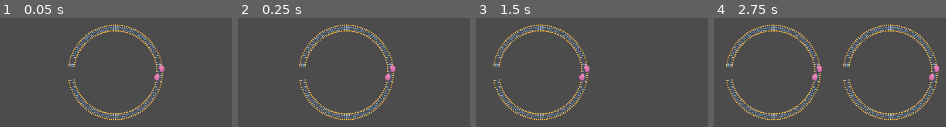
Above: before the commit, frames 1-4 (left to right).
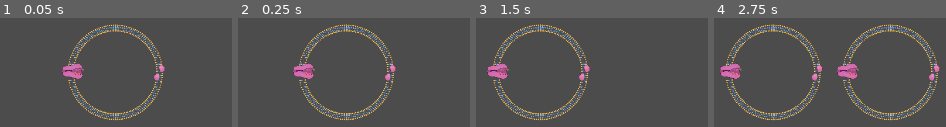
Above: after the commit, the same moments.

Repository: brunoclaudino/Cellgine
Game: Godot game, scene res://scenes/Tela.tscn
Same seed, same stepped clock (60 frames per second), same inputs: the game is played once before the commit and once after it. The project has no main scene, so this scene is started directly. The engine's default icon, where the game draws it, is replaced by a stand-in: a white triangle on a blue panel in a dark square.
Inputs:
- Up to frame 1 (0.05 s): no input
- Up to frame 2 (0.25 s): no input
- Up to frame 3 (1.5 s): no input
- Up to frame 4 (2.75 s): tap Enter at 2 s

The runs differ from the first frame. In frame 1, 1.0% of the frame differs, in the area x 26-37%, y 41-56%; in frame 2, 1.0%; in frame 3, 1.0%; in frame 4, 2.0%, in the area x 2-63%, y 41-56%.

Commit message:
Alguns sprites e colocações

Diff:
--- a/scenes/Cloroplastos.tscn
+++ b/scenes/Cloroplastos.tscn
@@ -1,8 +1,11 @@
-[gd_scene load_steps=2 format=2]
+[gd_scene load_steps=3 format=2]
 
 [ext_resource path="res://scripts/Cloroplastos.gd" type="Script" id=1]
+[ext_resource path="res://assets/img/cloroplasto.png" type="Texture" id=2]
 
 [node name="Cloroplastos" type="Node2D"]
 script = ExtResource( 1 )
 
 [node name="Sprite" type="Sprite" parent="."]
+scale = Vector2( 0.05, 0.05 )
+texture = ExtResource( 2 )
--- a/scenes/Mitocondria.tscn
+++ b/scenes/Mitocondria.tscn
@@ -1,8 +1,11 @@
-[gd_scene load_steps=2 format=2]
+[gd_scene load_steps=3 format=2]
 
 [ext_resource path="res://scripts/Mitocondria.gd" type="Script" id=1]
+[ext_resource path="res://assets/img/mitocondria.png" type="Texture" id=2]
 
 [node name="Mitocondria" type="Node2D"]
 script = ExtResource( 1 )
 
 [node name="Sprite" type="Sprite" parent="."]
+scale = Vector2( 0.03, 0.03 )
+texture = ExtResource( 2 )
--- a/scenes/Organelas.tscn
+++ /dev/null
@@ -1,15 +0,0 @@
-[gd_scene load_steps=3 format=2]
-
-[ext_resource path="res://scripts/Organelas.gd" type="Script" id=1]
-
-[sub_resource type="RectangleShape2D" id=1]
-
-[node name="Organelas" type="Node2D"]
-script = ExtResource( 1 )
-
-[node name="Sprite" type="Sprite" parent="."]
-
-[node name="RigidBody2D" type="RigidBody2D" parent="."]
-
-[node name="CollisionShape2D" type="CollisionShape2D" parent="RigidBody2D"]
-shape = SubResource( 1 )
--- /dev/null
+++ b/scenes/proteina.tscn
@@ -0,0 +1,53 @@
+[gd_scene load_steps=20 format=2]
+
+[ext_resource path="res://scripts/proteina.gd" type="Script" id=1]
+[ext_resource path="res://assets/img/protein/bomba07.png" type="Texture" id=2]
+[ext_resource path="res://assets/img/protein/bomba15.png" type="Texture" id=3]
+[ext_resource path="res://assets/img/protein/bomba08.png" type="Texture" id=4]
+[ext_resource path="res://assets/img/protein/bomba03.png" type="Texture" id=5]
+[ext_resource path="res://assets/img/protein/bomba04.png" type="Texture" id=6]
+[ext_resource path="res://assets/img/protein/bomba05.png" type="Texture" id=7]
+[ext_resource path="res://assets/img/protein/bomba01.png" type="Texture" id=8]
+[ext_resource path="res://assets/img/protein/bomba06.png" type="Texture" id=9]
+[ext_resource path="res://assets/img/protein/bomba13.png" type="Texture" id=10]
+[ext_resource path="res://assets/img/protein/bomba02.png" type="Texture" id=11]
+[ext_resource path="res://assets/img/protein/bomba10.png" type="Texture" id=12]
+[ext_resource path="res://assets/img/protein/bomba14.png" type="Texture" id=13]
+[ext_resource path="res://assets/img/protein/bomba11.png" type="Texture" id=14]
+[ext_resource path="res://assets/img/protein/bomba00.png" type="Texture" id=15]
+[ext_resource path="res://assets/img/protein/bomba12.png" type="Texture" id=16]
+[ext_resource path="res://assets/img/protein/bomba09.png" type="Texture" id=17]
+
+[sub_resource type="SpriteFrames" id=2]
+animations = [ {
+"frames": [ ExtResource( 15 ) ],
+"loop": false,
+"name": "default",
+"speed": 5.0
+}, {
+"frames": [  ],
+"loop": true,
+"name": "invisivel",
+"speed": 5.0
+}, {
+"frames": [ ExtResource( 15 ), ExtResource( 8 ), ExtResource( 11 ), ExtResource( 5 ), ExtResource( 6 ), ExtResource( 7 ), ExtResource( 9 ), ExtResource( 2 ), ExtResource( 4 ), ExtResource( 17 ), ExtResource( 12 ), ExtResource( 14 ), ExtResource( 16 ), ExtResource( 10 ), ExtResource( 13 ), ExtResource( 3 ) ],
+"loop": true,
+"name": "bombaNaCl",
+"speed": 10.0
+} ]
+
+[sub_resource type="RectangleShape2D" id=1]
+
+[node name="Proteina" type="Node2D"]
+script = ExtResource( 1 )
+
+[node name="Textura" type="AnimatedSprite" parent="."]
+rotation = -1.5708
+scale = Vector2( 0.5, 0.5 )
+frames = SubResource( 2 )
+playing = true
+
+[node name="RigidBody2D" type="RigidBody2D" parent="."]
+
+[node name="CollisionShape2D" type="CollisionShape2D" parent="RigidBody2D"]
+shape = SubResource( 1 )
--- a/scripts/Celula.gd
+++ b/scripts/Celula.gd
@@ -1,6 +1,6 @@
 extends Node
 
-var organela = preload("res://scenes/Organelas.tscn")
+var protein = preload("res://scenes/proteina.tscn")
 var lista = preload("res://scripts/ActionList.gd")
 
 #lita de caminhos para fazer load nas estruturas sem ter que deixar tudo em preload
@@ -12,12 +12,14 @@
 # Nucleo, golgi, cloroplastos, Lisossomos, Mitocondria, Peroxissomos, REL, RER, Ribossomos, Vacuolo
 # Filamentos, Microfilamentos, Microtubulos
 var estruturas = [0, 0, 0, 0, 0, 0, 0, 0, 0, 0, 0, 0, 0]                        # Guarda quais e quantas estruturas tem
-var raio = 300
+var p = protein.instance()
 var y = 0.0
 var x = 0.0
 
 
 func _ready():
+	$Membrana.add_child(p)
+	p.position = $Position2D.position + Vector2(-750,0)
 	var temp = lista.new()                                                      # Testando add coisas na lista
 	temp.add_lista(1,3,55)
 	temp.add_lista(1, 2, 15)
@@ -26,6 +28,7 @@
 
 func voltar_textura():                                                          # Volta a textura para a default
 	$Membrana.play("default", false)
+	p.visivel()
 
 func mudar_pos(inicial, altX, altY):                                            # Método para mudar posição mais facilmente por de fora da célula
 	var temp = inicial
@@ -34,6 +37,7 @@
 
 func membr_invisivel():                                                         # Muda para uma animação sem textura
 	$Membrana.play("invisivel", false)
+	p.invisivel()
 
 func add_estruturas():                                                          # Func para colocar as organelas
 	var i = 0
@@ -45,25 +49,55 @@
 func carregar_estrutura(index):                                                 # Switch para chamada de criação de organelas
 	match index:
 		0:
-			pass
+			var nucleo = load('res://scenes/Nucleo.tscn')
+			var temp = nucleo.instance()
+			add_child(temp)
+			temp.position = $Position2D.position
 		1:
-			pass
+			var golgi = load('res://scenes/Golgi.tscn')
+			var temp = golgi.instance()
+			add_child(temp)
+			temp.position = $Position2D.position + Vector2(0, 250)
 		2:
-			pass
+			var clorop = load('res://scenes/Cloroplastos.tscn')
+			var temp = clorop.instance()
+			add_child(temp)
+			temp.position = $Position2D.position + Vector2(0, 250)
 		3:
-			pass
+			var liso = load('res://scenes/Lisossomos.tscn')
+			var temp = liso.instance()
+			add_child(temp)
+			temp.position = $Position2D.position + Vector2(200, 200)
 		4:
-			pass
+			var mito = load('res://scenes/Mitocondria.tscn')
+			var temp = mito.instance()
+			add_child(temp)
+			temp.position = $Position2D.position + Vector2(-100, -300)
 		5:
-			pass
+			var peri = load('res://scenes/Peroxissomos.tscn')
+			var temp = peri.instance()
+			add_child(temp)
+			temp.position = $Position2D.position + Vector2(-300, -300)
 		6:
-			pass
+			var rel = load('res://scenes/REL.tscn')
+			var temp = rel.instance()
+			add_child(temp)
+			temp.position = $Position2D.position + Vector2(100, 300)
 		7:
-			pass
+			var rer = load('res://scenes/RER.tscn')
+			var temp = rer.instance()
+			add_child(temp)
+			temp.position = $Position2D.position + Vector2(-200, 300)
 		8:
-			pass
+			var ribo = load('res://scenes/Ribossomos.tscn')
+			var temp = ribo.instance()
+			add_child(temp)
+			temp.position = $Position2D.position + Vector2(-100, 0)
 		9:
-			pass
+			var vac = load('res://scenes/Vacuolo.tscn')
+			var temp = vac.instance()
+			add_child(temp)
+			temp.position = $Position2D.position + Vector2(200, 200)
 		10:
 			pass
 		11:
--- a/scripts/Organelas.gd
+++ /dev/null
@@ -1,17 +0,0 @@
-extends Node
-
-var textura = preload("res://icon.png")
-var id
-var nome
-var descri
-
-
-# Called when the node enters the scene tree for the first time.
-func _ready():
-	$Sprite.texture = textura
-
-
-
-# Called every frame. 'delta' is the elapsed time since the previous frame.
-#func _process(delta):
-#	pass
--- /dev/null
+++ b/scripts/proteina.gd
@@ -0,0 +1,37 @@
+extends Node
+
+var textura = preload("res://icon.png")
+var id
+var nome
+var descri
+
+
+# Called when the node enters the scene tree for the first time.
+func _ready():
+	pass
+
+
+func invisivel():
+	$Textura.play('invisivel')
+
+func visivel():
+	$Textura.play('default')
+
+func bomba_Na_Cl(quant):                                                        # Func de controle da animação da bomba
+	if quant> 0:                                                                # quant recebe a quantidade de vezes que se deseja que a animação seja feita
+		var i = 0                                                               # i controla a repetição do laço
+		while(i<quant):                                                         #
+			$Textura.play('bombaNaCl')                                          # Troca a animação para a da bomba
+			while($Textura.is_playing()):                                       # Espera a animação trocar dentro desse laço
+				pass
+			i += 1
+	elif quant == 0:                                                            # Se quant for = 0, a animação ocorre pra sempre
+		while true:
+			$Texttura.play('bombaNaCl')
+			while($Textura.is_playing()):
+				pass
+	else:                                                                       # Se o valor for < 0, erro!
+		print('Valor inserido é Inválido')
+		return 'error'
+	$Textura.play('default')
+	return 'success'
Binary file added: assets/img/cloroplasto.png
Not shown, added: assets/img/cloroplasto.png.import
Binary file added: assets/img/mitocondria.png
Not shown, added: assets/img/mitocondria.png.import
Binary file added: assets/img/protein/bomba00.png
Not shown, added: assets/img/protein/bomba00.png.import
Binary file added: assets/img/protein/bomba01.png
Not shown, added: assets/img/protein/bomba01.png.import
Binary file added: assets/img/protein/bomba02.png
Not shown, added: assets/img/protein/bomba02.png.import
Binary file added: assets/img/protein/bomba03.png
Not shown, added: assets/img/protein/bomba03.png.import
(and 25 more such lines)
